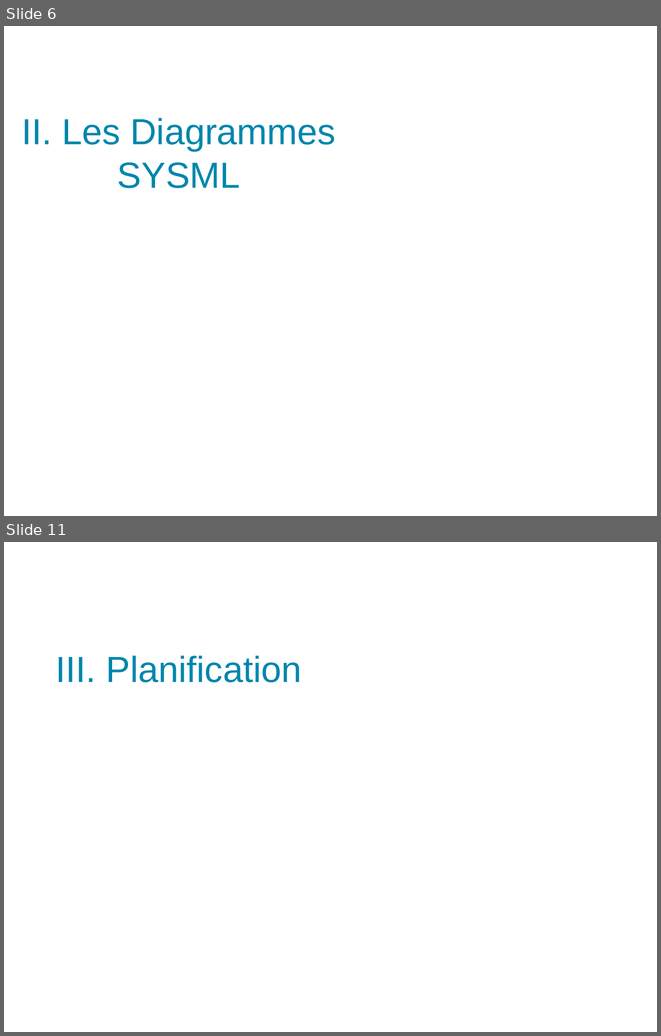
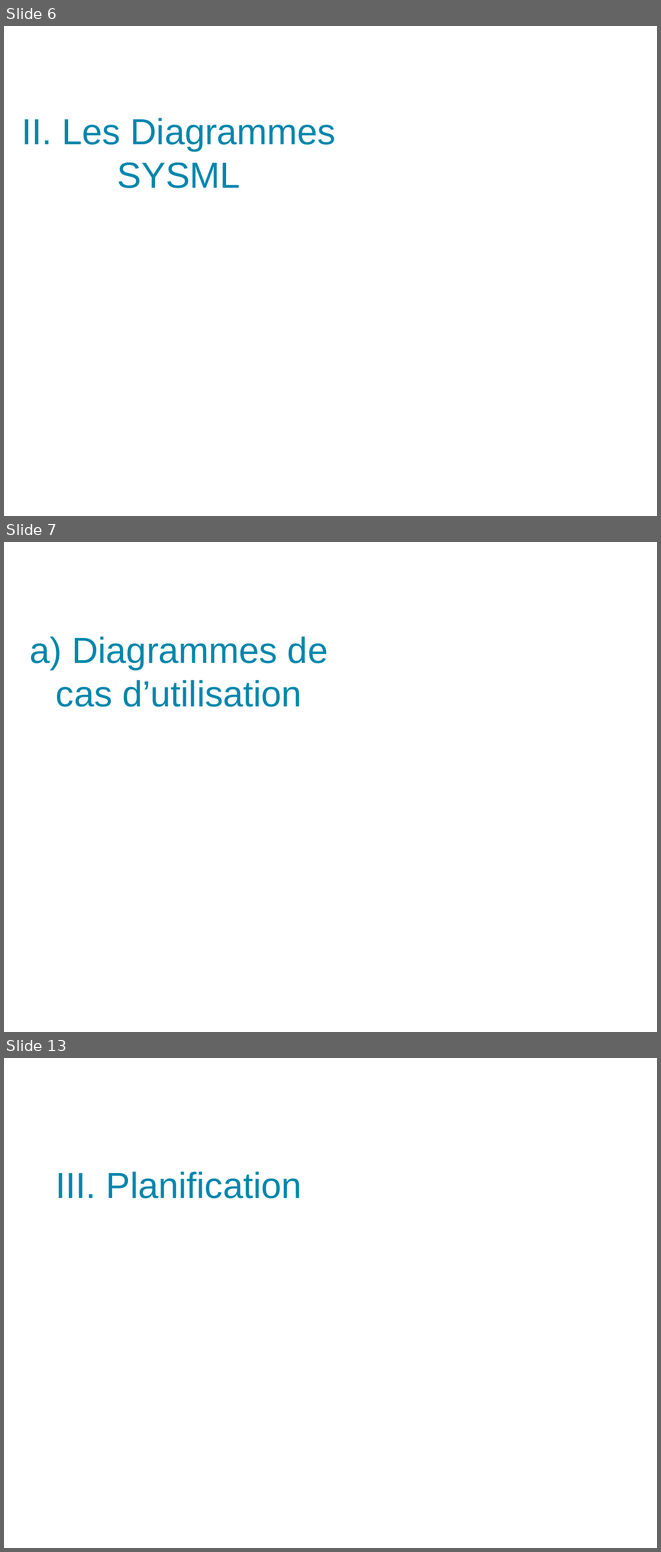
Before and after one commit to PinaudLucas/Projet, a slide deck: Lucas/Revue_1.odp. Shown one above the other, each under a label of ours: slides 6 and 11 before the commit, slides 6, 7 and 13 after it; the slides between them are not shown. The pictures are 661x1036 and 661x1552 pixels, drawn with LibreOffice and Linux fonts; fonts in the diff are those of the drawing; background and template pictures are left out. Boxes give left, top, right and bottom in pixels: in the first picture for what was removed or moved away, otherwise in the second. Text is boxed around its words. In the diff, an @@ line names an element or a change of style, - is before the commit and + after.

```diff
--- a/Lucas/Revue_1.odp
+++ b/Lucas/Revue_1.odp
@@ slide 7 added at [4,542,657,1032], background picture (left out) @@
@@ title added at [30,636,328,707], 40 pt, text #0086AC @@
+a) Diagrammes de cas d’utilisation
@@ what was slide 11 is now slide 13 @@
```
Also in this commit, not shown: 9 slides changed, 1 other slide added, 1 other file.
